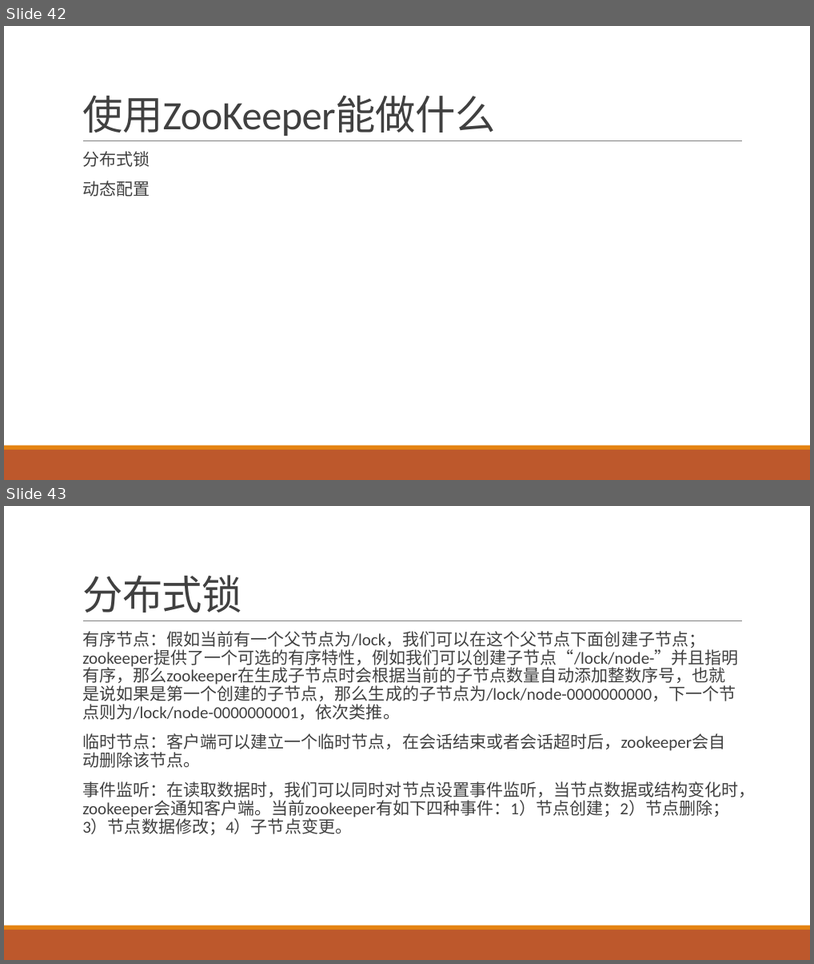
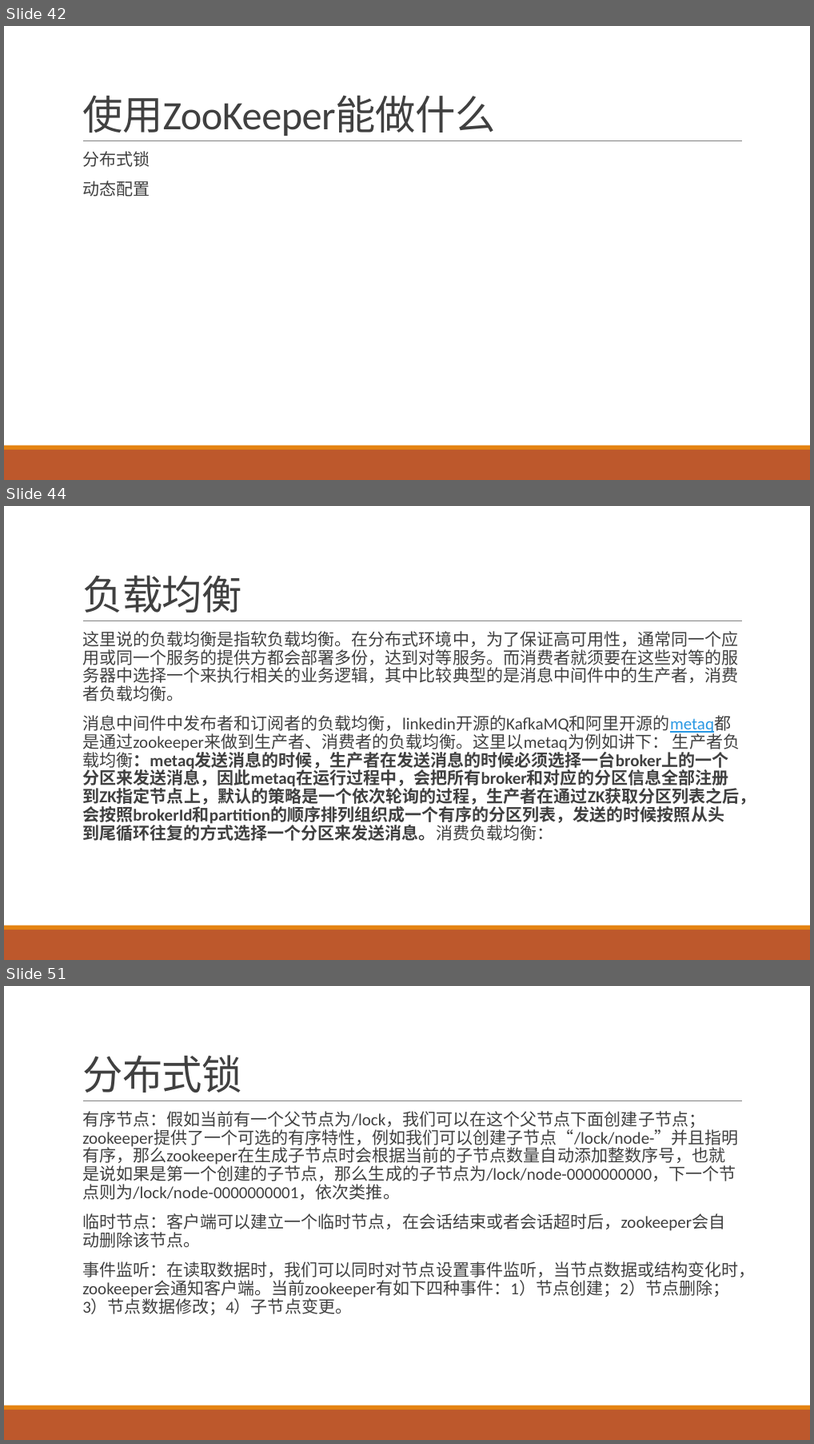
Before and after one commit to airuitian/MicroService, a slide deck: middlerware/Zookeeper介绍与实战.pptx. Shown one above the other, each under a label of ours: slides 42 and 43 before the commit, slides 42, 44 and 51 after it; the slides between them are not shown. The pictures are 814x964 and 814x1444 pixels, drawn with LibreOffice and Linux fonts; fonts in the diff are those of the drawing. Boxes give left, top, right and bottom in pixels: in the first picture for what was removed or moved away, otherwise in the second. Text is boxed around its words. In the diff, an @@ line names an element or a change of style, - is before the commit and + after.

```diff
--- a/middlerware/Zookeeper介绍与实战.pptx
+++ b/middlerware/Zookeeper介绍与实战.pptx
@@ slide 44 added at bbox=[4, 506, 810, 960], background #FFFFFF; not listed: 3 template elements that a slide beside it also shows @@
@@ title added at bbox=[82, 575, 242, 612], 48 pt, text #404040 @@
+负载均衡
@@ text added at bbox=[82, 631, 757, 840], 20 pt, text #404040 @@
+  这里说的负载均衡是指软负载均衡。在分布式环境中，为了保证高可用性，通常同一个应用或同一个服务的提供方都会部署多份，达到对等服务。而消费者就须要在这些对等的服务器中选择一个来执行相关的业务逻辑，其中比较典型的是消息中间件中的生产者，消费者负载均衡。
+  消息中间件中发布者和订阅者的负载均衡，linkedin开源的KafkaMQ和阿里开源的metaq都是通过zookeeper来做到生产者、消费者的负载均衡。这里以metaq为例如讲下： 生产者负载均衡：metaq发送消息的时候，生产者在发送消息的时候必须选择一台broker上的一个分区来发送消息，因此metaq在运行过程中，会把所有broker和对应的分区信息全部注册到ZK指定节点上，默认的策略是一个依次轮询的过程，生产者在通过ZK获取分区列表之后，会按照brokerId和partition的顺序排列组织成一个有序的分区列表，发送的时候按照从头到尾循环往复的方式选择一个分区来发送消息。消费负载均衡：
@@ what was slide 43 is now slide 51 @@
```
Also in this commit, not shown: 2 slides changed, 6 other slides added.
